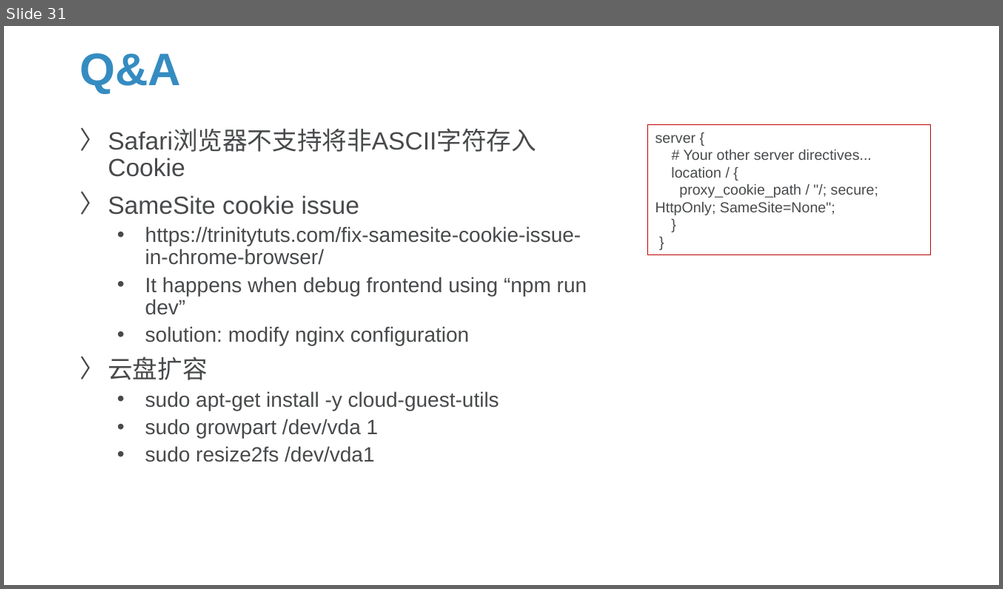
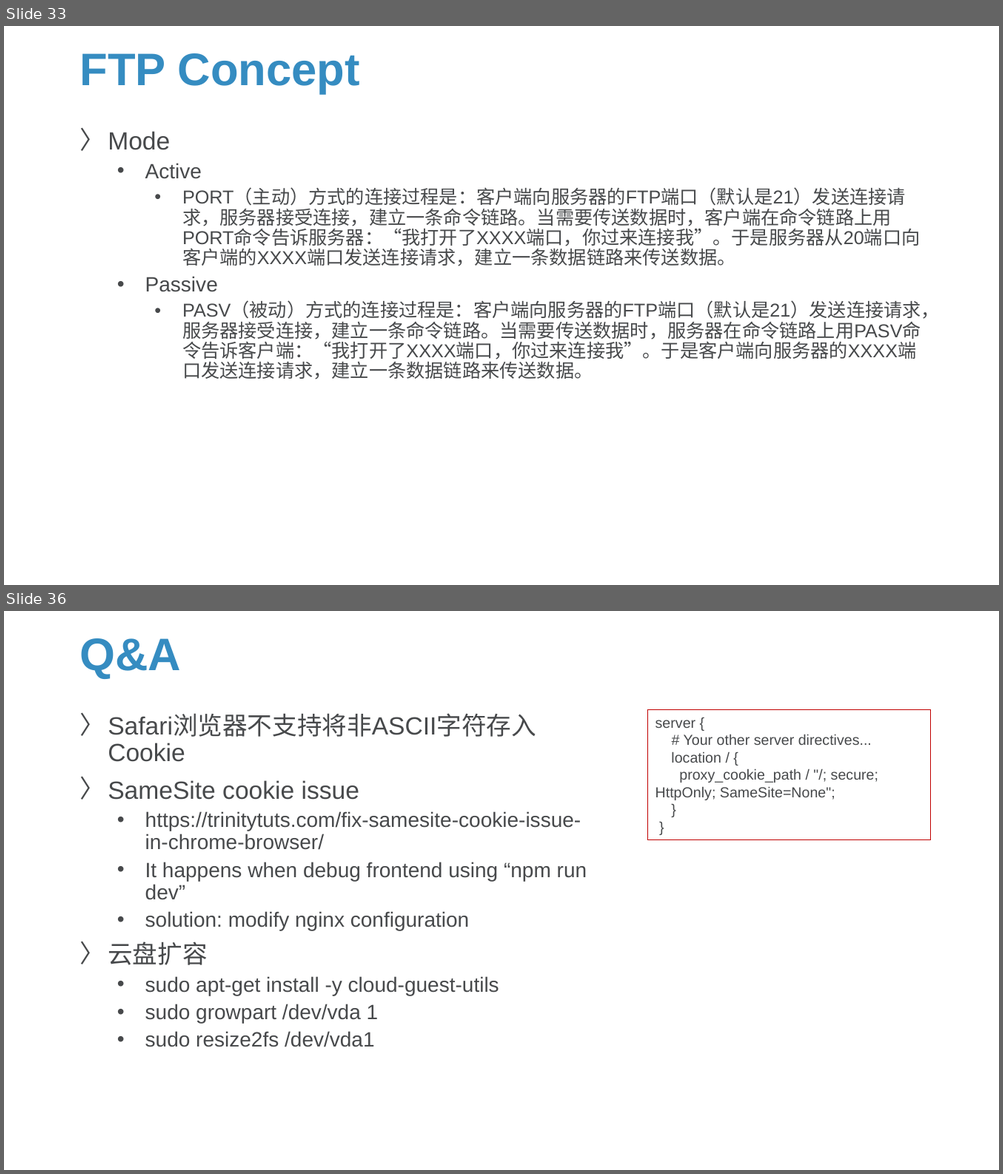
Before and after one commit to Sparks-Lu/TechNotes, a slide deck: Web/Server-Notes.pptx. Shown one above the other, each under a label of ours: slide 31 before the commit, slides 33 and 36 after it; the slides between them are not shown. The pictures are 1003x589 and 1003x1174 pixels, drawn with LibreOffice and Linux fonts; fonts in the diff are those of the drawing; background and template pictures are left out. Boxes give left, top, right and bottom in pixels: in the first picture for what was removed or moved away, otherwise in the second. Text is boxed around its words. In the diff, an @@ line names an element or a change of style, - is before the commit and + after.

```diff
--- a/Web/Server-Notes.pptx
+++ b/Web/Server-Notes.pptx
@@ slide 33 added at bbox=[4, 26, 999, 585], background picture (left out) @@
@@ title added at bbox=[79, 53, 360, 94], 44 pt, text #358CC1, bold @@
+FTP Concept
@@ text added at bbox=[108, 131, 939, 380], 18 pt, text #47494B @@
+〉 Mode
+  • Active
+    • PORT（主动）方式的连接过程是：客户端向服务器的FTP端口（默认是21）发送连接请求，服务器接受连接，建立一条命令链路。当需要传送数据时，客户端在命令链路上用PORT命令告诉服务器：“我打开了XXXX端口，你过来连接我”。于是服务器从20端口向客户端的XXXX端口发送连接请求，建立一条数据链路来传送数据。
+  • Passive
+    • PASV（被动）方式的连接过程是：客户端向服务器的FTP端口（默认是21）发送连接请求，服务器接受连接，建立一条命令链路。当需要传送数据时，服务器在命令链路上用PASV命令告诉客户端：“我打开了XXXX端口，你过来连接我”。于是客户端向服务器的XXXX端口发送连接请求，建立一条数据链路来传送数据。
@@ what was slide 31 is now slide 36 @@
```
Also in this commit, not shown: 2 slides changed, 8 other slides added, 14 other files.
